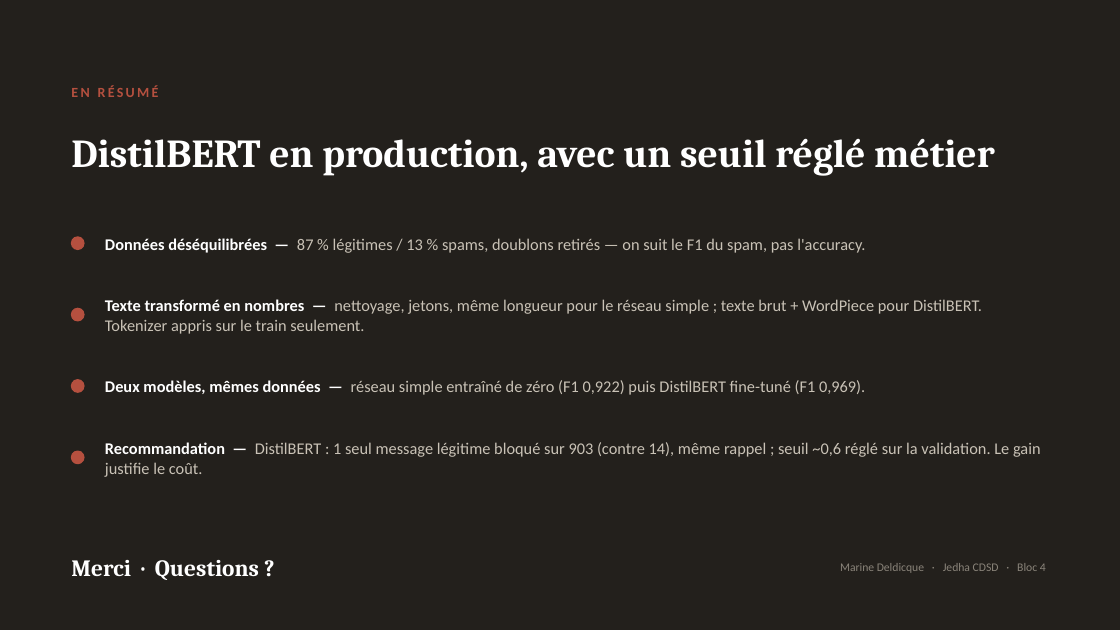
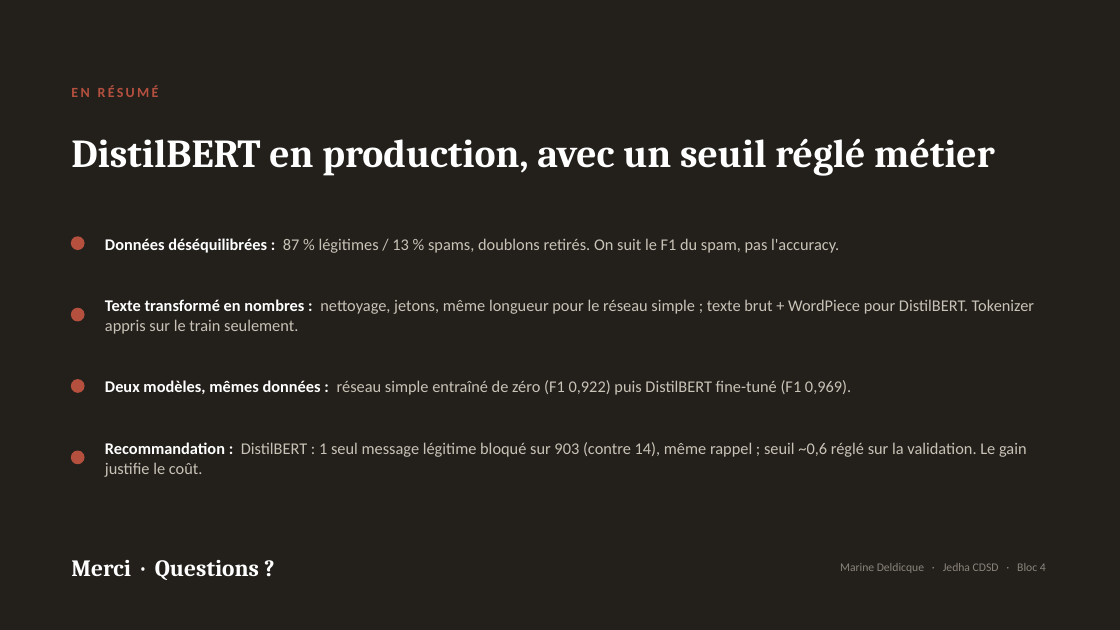
Before and after one commit to marinedde/cdsd-certification, a slide deck: slide 10 of bloc4-deep-learning/ATT_SpamDetector_Presentation.pptx. Drawn at 1120x630 pixels with LibreOffice and Linux fonts; fonts in the diff are those of the drawing. Boxes give left, top, right and bottom in pixels: in the first picture for what was removed or moved away, otherwise in the second. Text is boxed around its words. In the diff, an @@ line names an element or a change of style, - is before the commit and + after.

```diff
--- a/bloc4-deep-learning/ATT_SpamDetector_Presentation.pptx
+++ b/bloc4-deep-learning/ATT_SpamDetector_Presentation.pptx
@@ text at (105,238,839,253): text changed @@
-Données déséquilibrées — 87 % légitimes / 13 % spams, doublons retirés — on suit le F1 du spam, pas l'accuracy.
+Données déséquilibrées : 87 % légitimes / 13 % spams, doublons retirés. On suit le F1 du spam, pas l'accuracy.
@@ text at (105,299,1034,334): text changed @@
-Texte transformé en nombres — nettoyage, jetons, même longueur pour le réseau simple ; texte brut + WordPiece pour DistilBERT. Tokenizer appris sur le train seulement.
+Texte transformé en nombres : nettoyage, jetons, même longueur pour le réseau simple ; texte brut + WordPiece pour DistilBERT. Tokenizer appris sur le train seulement.
@@ text at (105,380,851,395): text changed @@
-Deux modèles, mêmes données — réseau simple entraîné de zéro (F1 0,922) puis DistilBERT fine-tuné (F1 0,969).
+Deux modèles, mêmes données : réseau simple entraîné de zéro (F1 0,922) puis DistilBERT fine-tuné (F1 0,969).
@@ text at (105,442,1027,477): text changed @@
-Recommandation — DistilBERT : 1 seul message légitime bloqué sur 903 (contre 14), même rappel ; seuil ~0,6 réglé sur la validation. Le gain justifie le coût.
+Recommandation : DistilBERT : 1 seul message légitime bloqué sur 903 (contre 14), même rappel ; seuil ~0,6 réglé sur la validation. Le gain justifie le coût.
```
Also in this commit, not shown: 5 other slides changed, 3 other files.
